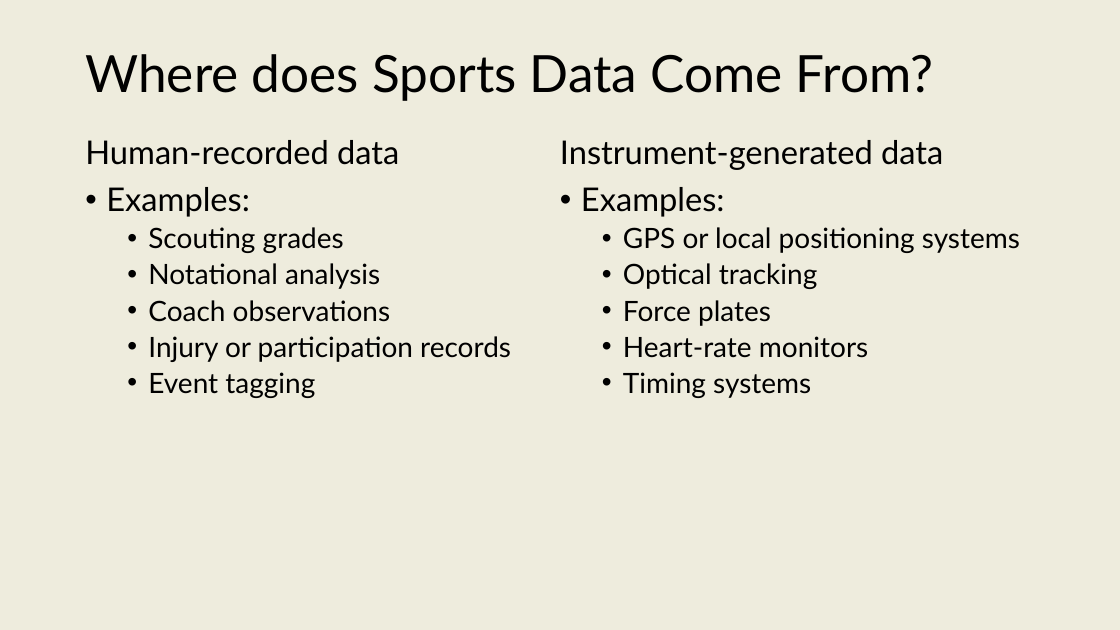
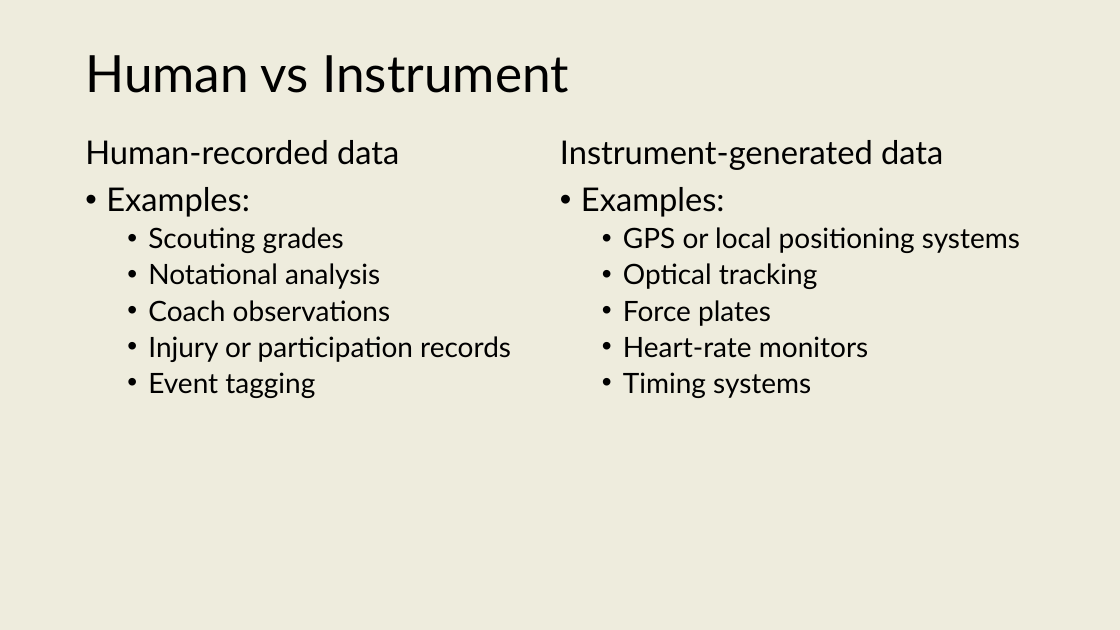
Before and after one commit to onishisaryu/HES-3000-Sports-Data-Analytics, a slide deck: slide 13 of pptx/Lecture4.pptx (slide 17 before the commit). Drawn at 1120x630 pixels with LibreOffice and Linux fonts; fonts in the diff are those of the drawing. Boxes give left, top, right and bottom in pixels: in the first picture for what was removed or moved away, otherwise in the second. Text is boxed around its words. In the diff, an @@ line names an element or a change of style, - is before the commit and + after.

```diff
--- a/pptx/Lecture4.pptx
+++ b/pptx/Lecture4.pptx
@@ title at (85,55,569,93): text changed @@
-Where does Sports Data Come From?
+Human vs Instrument
```
Also in this commit, not shown: 13 other slides changed, 10 slides added, 4 slides removed, 6 other files.
